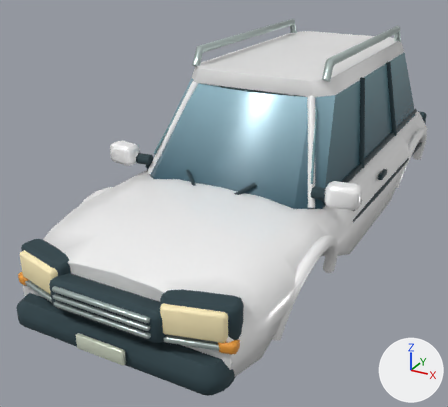
Before and after pictures for a commit that changed the glTF model assets/models/vehicles/trail.glb.
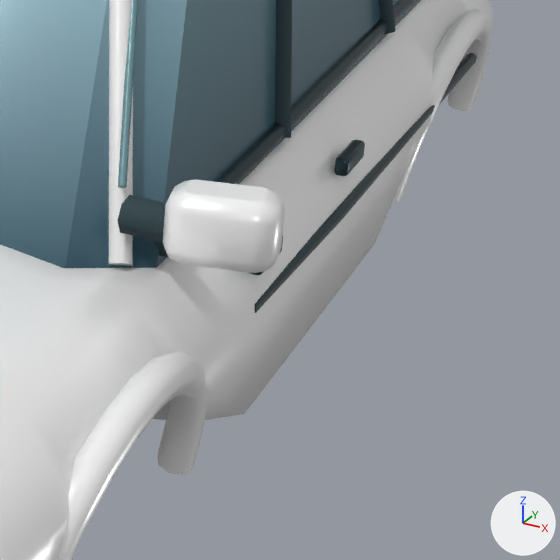
Old and new are each drawn whole from a camera (50 mm lens) standing at (1.72, -3.98, 2.22) and looking at (-0.26, -0.39, 0.42) and again close up on the part from 61% to 100% of the width and 31% to 74% of the height. The lights are fixed; the arrows at lower right show +X, +Y and +Z. The last two pictures show the newer version. Vertices at exactly the same position are counted once.

The first close-up shows 'Chassis'.
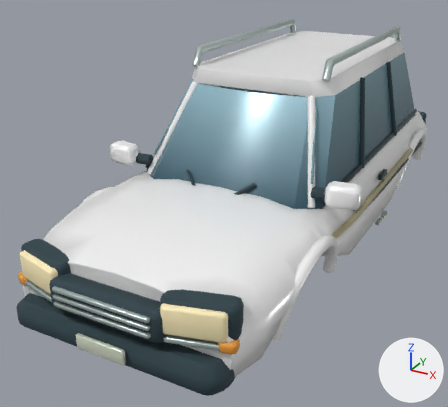
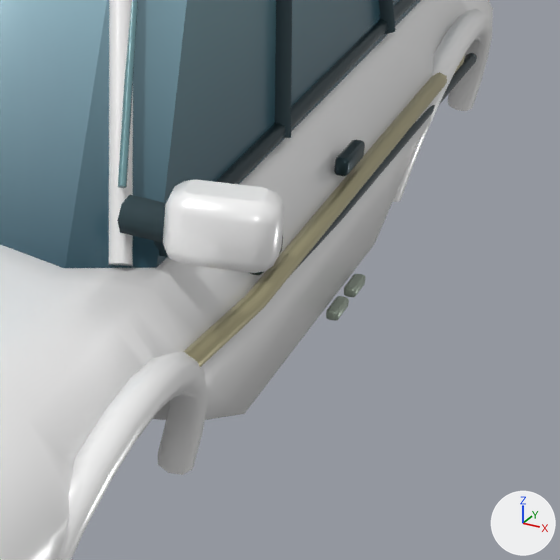
Boxes [x1, y1, x2, y2] around the edits, measured in the close-ups (560 x 560 px):
part 1 of me_chassis, added
    after: [344, 274, 366, 297]
part 2 of me_chassis, added
    after: [326, 296, 349, 321]
part 3 of me_chassis, added
    after: [184, 55, 465, 367]
part 4 of me_chassis, edited (looks the same)
    both: [0, 0, 485, 557]

What the commit changed:
me_chassis is used by ob_chassis; location (0.0, 0.0, 0.0).
me_chassis had 2801 vertices, 5394 faces and spanned x -0.86..0.86, y -2.11..2.09, z 0.26..1.52.
me_chassis now has 3159 vertices, 6086 faces and spans x -0.86..0.86, y -2.11..2.09, z 0.26..1.52.
me_chassis part 1: the loose piece of 72 vertices spanning x 0.72..0.75, y 0.05..0.19, z 0.64..0.68 is copied, and the copy is scaled about its middle by (0.96, 0.646, 0.555), then moved by (0.01, 0.12, -0.35); it spans x 0.73..0.76, y 0.19..0.29, z 0.3..0.32.
me_chassis part 2: the loose piece of 72 vertices spanning x 0.72..0.75, y 0.05..0.19, z 0.64..0.68 is copied, and the copy is scaled about its middle by (0.96, 0.646, 0.555), then moved by (0.01, -0.02, -0.35); it spans x 0.73..0.76, y 0.05..0.15, z 0.3..0.32.
me_chassis part 3: a new loose piece of 35 vertices spanning x 0.6..0.77, y -1.67..1.65, z 0.54..0.65, in mat_metal.
me_chassis part 4: 1963 kept faces spanning x -0.85..0.84, y -2.11..2.08, z 0.29..1.51 get new vertex colours.
Other edits to the shape of me_chassis do not show in these pictures.
